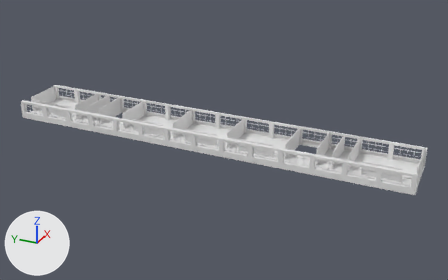
The OBJ model models/koyo/3dMap_south_3F.obj, before and after one commit.
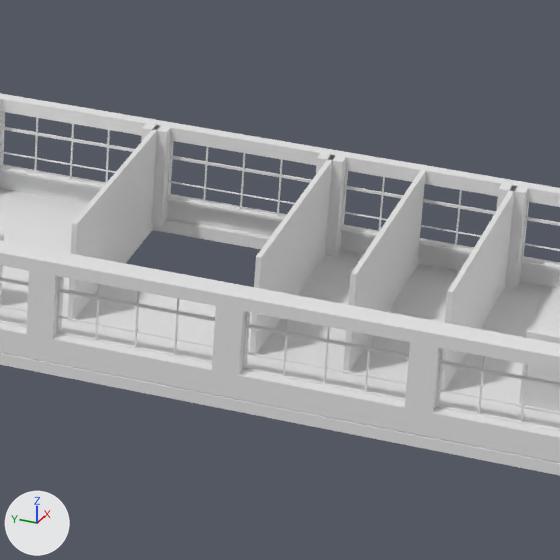
The first picture shows the older version from a 50 mm lens placed at (-72.4, -44.4, 52.6), pointed at (19.4, -3.1, 6.6). The close-ups show both versions on the part from 61% to 82% of the width and 38% to 72% of the height of that picture; other places that the commit changed are outside them. Lighting does not change. The marker at lower left points along +X, +Y and +Z. Where no turn or scale is listed for an object, it has been applied to the vertices.

Before the edit, the objects in view are built like this:
```python
me_overwindow_3f_立方体_080 = bpy.data.meshes.new('overWindow_3F_立方体.080')
me_overwindow_3f_立方体_080.from_pydata(...)  # 112 vertices, 168 faces; spans x 23.6..24.0, y -36.4..36.4, z 9.4..9.8
me_underwindow_3f_立方体_007 = bpy.data.meshes.new('underWindow_3F_立方体.007')
me_underwindow_3f_立方体_007.from_pydata(...)  # 560 vertices, 1008 faces; spans x 13.5..24.0, y -36.4..36.4, z 6.7..7.5
me_wall_w3f2_home_立方体_178 = bpy.data.meshes.new('wall_W3F2~Home_立方体.178')
me_wall_w3f2_home_立方体_178.from_pydata(...)  # a box spanning x 16.12..23.62, y -23.7..-23.55, z 6.75..9.75
ob_overwindow_3f_立方体_080 = bpy.data.objects.new('overWindow_3F_立方体.080', me_overwindow_3f_立方体_080)
ob_overwindow_3f_立方体_080.location = (0.0, 0.0, 0.0)
ob_underwindow_3f_立方体_007 = bpy.data.objects.new('underWindow_3F_立方体.007', me_underwindow_3f_立方体_007)
ob_underwindow_3f_立方体_007.location = (0.0, 0.0, 0.0)
ob_wall_w3f2_home_立方体_178 = bpy.data.objects.new('wall_W3F2~Home_立方体.178', me_wall_w3f2_home_立方体_178)
ob_wall_w3f2_home_立方体_178.location = (0.0, 0.0, 0.0)
# also in view: 'floor_3F_Cube.011' at (18.8, 0.0, 6.6); 'window_3F_立方体.010' at (18.8, 0.0, 8.4); 'wall_Str3F2~W3F2_立方体.179' at (19.9, -21.0, 8.3); 'pillar_3F_立方体.081' at (18.8, 0.0, 8.2); 'overWindow_3F-2_立方体.003' at (13.9, 0.0, 9.6)
```
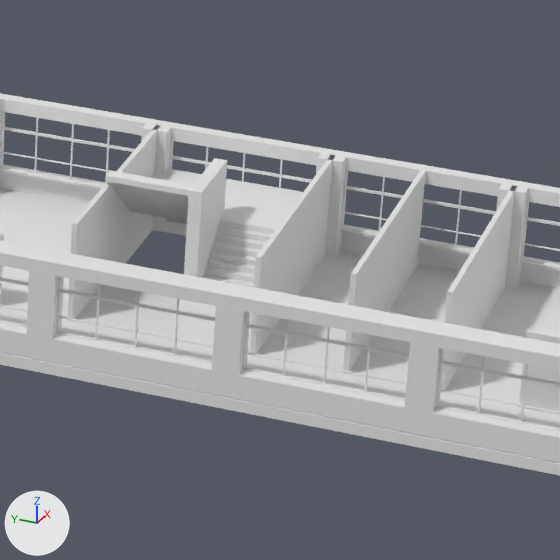
Location of each change, (x1, y1, x2, y2) in pixels of the close-ups (560 x 560 px):
'Str_3F_立方体.005', added
    after: (105, 158, 303, 287)

What changed in the scene script:
```text
Add me_str_3f_立方体_005:
    me_str_3f_立方体_005.from_pydata(...)  # 1292 vertices, 2576 faces; spans x 18.8..23.6, y -21.0..21.0, z 6.4..10.1
Add ob_str_3f_立方体_005:
    ob_str_3f_立方体_005 = bpy.data.objects.new('Str_3F_立方体.005', me_str_3f_立方体_005)
    ob_str_3f_立方体_005.location = (0.0, 0.0, 0.0)
```
